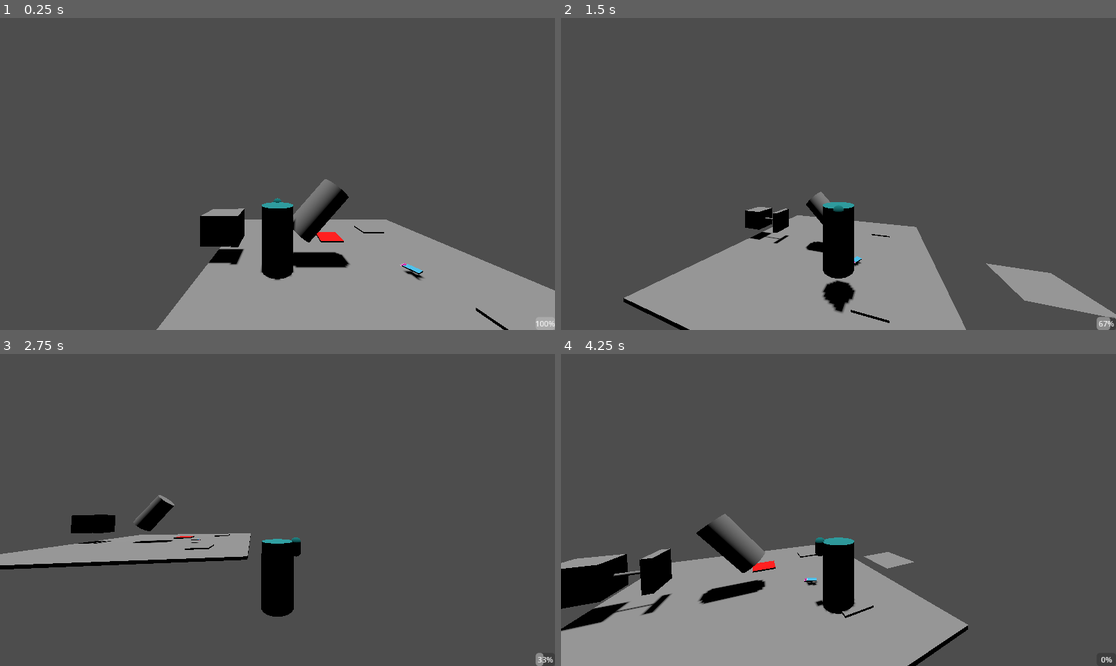
Above: before the commit, frames 1-4 (two rows, left to right).
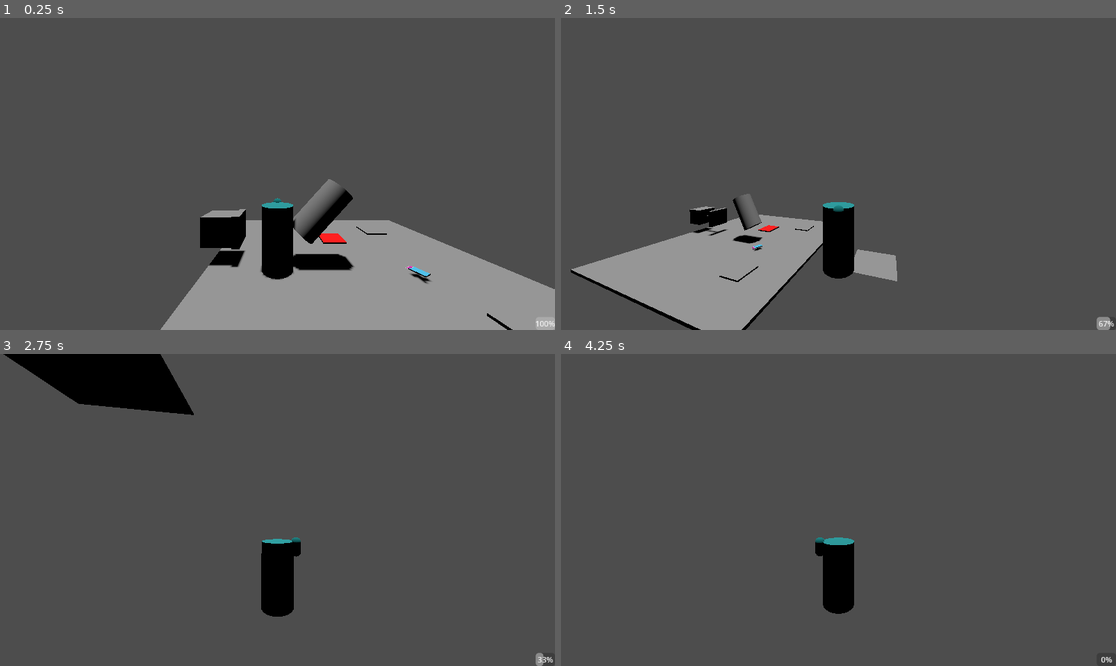
Above: after the commit, the same moments.

Repository: audreyssu/GGJ-2025-BubblegumPlatformer
Game: Godot game, scene res://scenes/world_root.tscn
Two runs of this game, one before a commit and one after it. Both use one fixed random seed, a clock stepped at 60 frames per second and the inputs below.
Inputs (mouse positions are in pixels of both pictures, inside the frame that each line leads up to):
- Up to frame 1 (0.25 s): no input
- Up to frame 2 (1.5 s): move the mouse to (866, 174) at 0.52 s; hold D (p_right) 0.53-1.28 s; click (866, 174) at 0.6 s; tap Space (p_jump) at 0.77 s; move the mouse to (810, 174) at 1.27 s; hold S (p_backward) from 1.28 s (still down); tap W (p_foreward) at 1.35 s
- Up to frame 3 (2.75 s): tap Space (p_jump) at 1.52 s; move the mouse to (288, 503) at 2.02 s; release S (p_backward) at 2.03 s; hold D (p_right) from 2.03 s (still down); click (288, 503) at 2.1 s
- Up to frame 4 (4.25 s): move the mouse to (832, 516) at 2.77 s; tap W (p_foreward) at 2.85 s; tap Space (p_jump) at 3.02, 3.77 s; move the mouse to (877, 513) at 3.52 s; release D (p_right) at 3.53 s; hold A (p_left) from 3.53 s (still down); click (877, 513) at 3.6 s; tap K (debug_kill, bound only before the commit) at 4.15 s

The runs differ from the first frame. In frame 1, 1.4% of the frame differs, in the area x 28-100%, y 51-100%; in frame 2, 14%; in frame 3, 8.6%; in frame 4, 22%, in the area x 0-74%, y 51-100%.

Commit message:
Speed scale variables, remapped reset button

Diff:
--- a/bubblegamejam/project.godot
+++ b/bubblegamejam/project.godot
@@ -88,9 +88,9 @@
 "events": [Object(InputEventJoypadMotion,"resource_local_to_scene":false,"resource_name":"","device":-1,"axis":2,"axis_value":1.0,"script":null)
 ]
 }
-debug_kill={
+reset={
 "deadzone": 0.5,
-"events": [Object(InputEventKey,"resource_local_to_scene":fa …(140 unchanged characters)… d":false,"keycode":0,"physical_keycode":75,"key_label":0,"unicode":107,"location":0,"echo":false,"script":null)
+"events": [Object(InputEventKey,"resource_local_to_scene":fa …(140 unchanged characters)… d":false,"keycode":0,"physical_keycode":82,"key_label":0,"unicode":114,"location":0,"echo":false,"script":null)
 ]
 }
 
--- a/bubblegamejam/scenes/world_root.tscn
+++ b/bubblegamejam/scenes/world_root.tscn
@@ -45,6 +45,7 @@
 
 [node name="pendulum" parent="." instance=ExtResource("10_j7jao")]
 transform = Transform3D(1, 0, 0, 0, 1, 0, 0, 0, 1, 0, 1.79248, 0)
+moveSpeedScale = 12.98
 
 [connection signal="numBubblesChanged" from="player" to="Bubble_Counter" method="_on_player_num_bubbles_changed"]
 
--- a/bubblegamejam/scripts/player.gd
+++ b/bubblegamejam/scripts/player.gd
@@ -79,7 +79,7 @@
 		velocity.x = move_toward(velocity.x, 0, moveSpeed)
 		velocity.z = move_toward(velocity.z, 0, moveSpeed)
 
-	if Input.is_action_just_pressed("debug_kill"):
+	if Input.is_action_just_pressed("reset"):
 		killPlayer()
 
 	move_and_slide()
